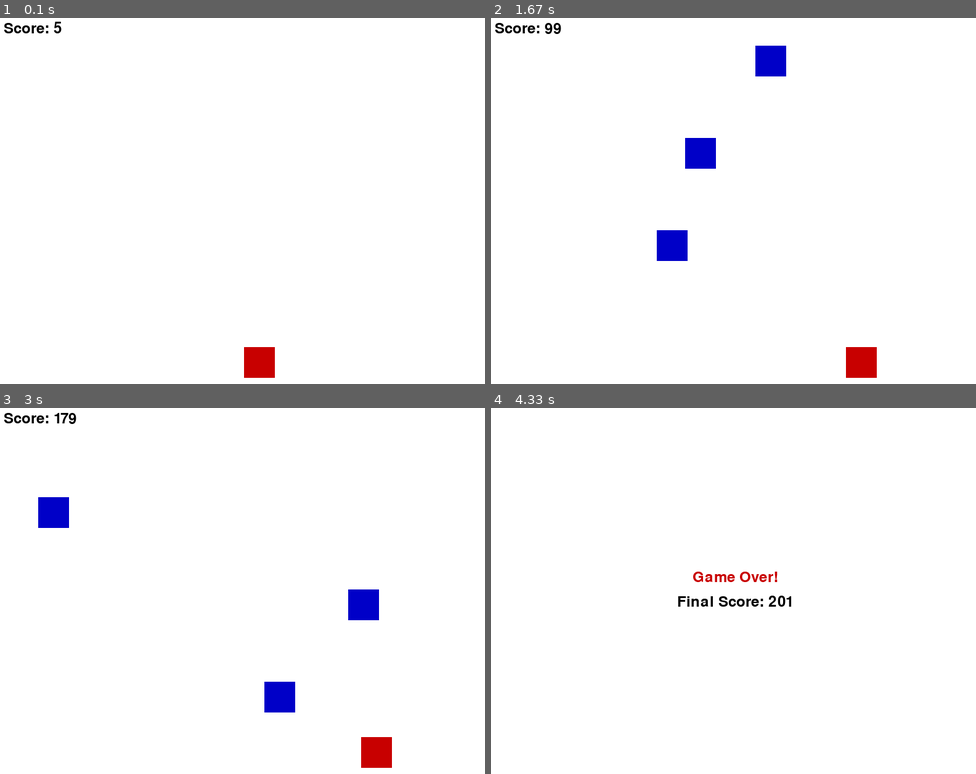
Above: before the commit, frames 1-4 (two rows, left to right).
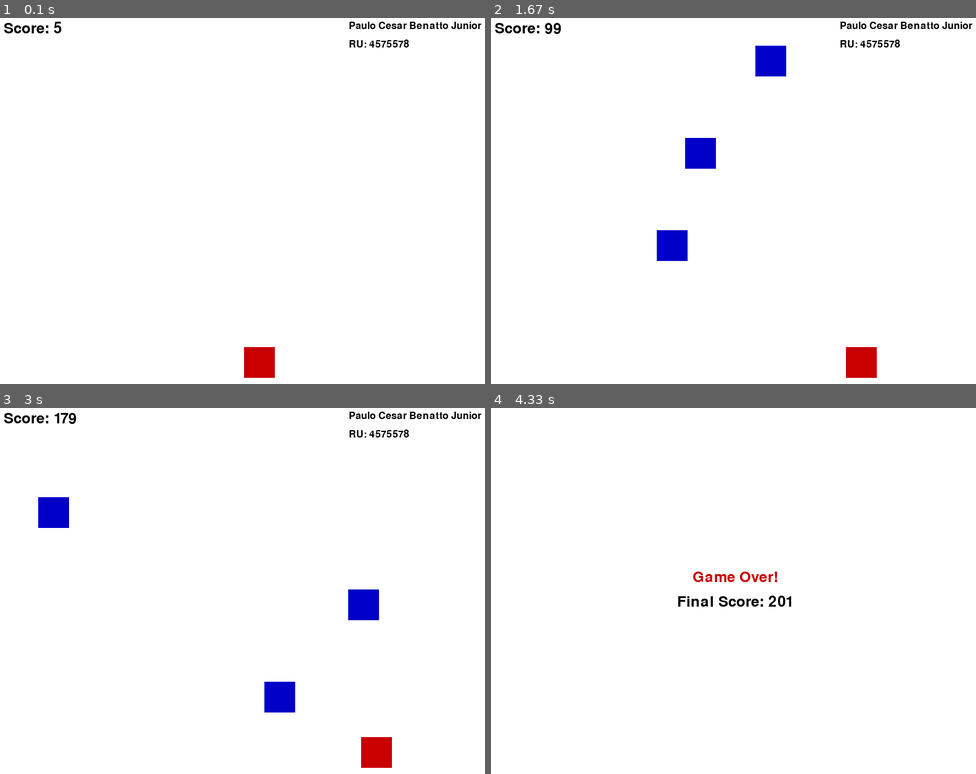
Above: after the commit, the same moments.

Repository: Paulo1402/pygame-homework
Game: pygame game, started from main.py
Same seed, same stepped clock (60 frames per second), same inputs: the game is played once before the commit and once after it.
Inputs:
- Up to frame 1 (0.1 s): no input
- Up to frame 2 (1.67 s): hold Right 0.33-0.8 s; hold Right 0.83-1.3 s; hold Left from 1.33 s (still down)
- Up to frame 3 (3 s): release Left at 1.87 s; hold Left 1.9-2.3 s; hold Right 2.33-2.97 s
- Up to frame 4 (4.33 s): hold Left 3-3.47 s

The runs differ from the first frame. In frame 1, 0.4% of the frame differs, in the area x 72-100%, y 1-9%; in frame 2, 0.4%; in frame 3, 0.4%; in frame 4, nothing differs.

Commit message:
feat: add player name and RU display to the game screen

Diff:
--- a/main.py
+++ b/main.py
@@ -20,6 +20,7 @@
 BLUE = (0, 0, 200)
 
 font = pygame.font.SysFont(None, 36)
+name_font = pygame.font.SysFont(None, 24)
 score = 0
 game_over = False
 
@@ -85,6 +86,12 @@
     score_text = font.render(f"Score: {score}", True, BLACK)
     screen.blit(score_text, (10, 10))
 
+    # Draw name and RU
+    name = name_font.render("Paulo Cesar Benatto Junior", True, BLACK)
+    ru = name_font.render("RU: 4575578", True, BLACK)
+    screen.blit(name, (WIDTH - 230, 10))
+    screen.blit(ru, (WIDTH - 230, 40))
+
     # Check for game over
     if game_over:
         running = False
